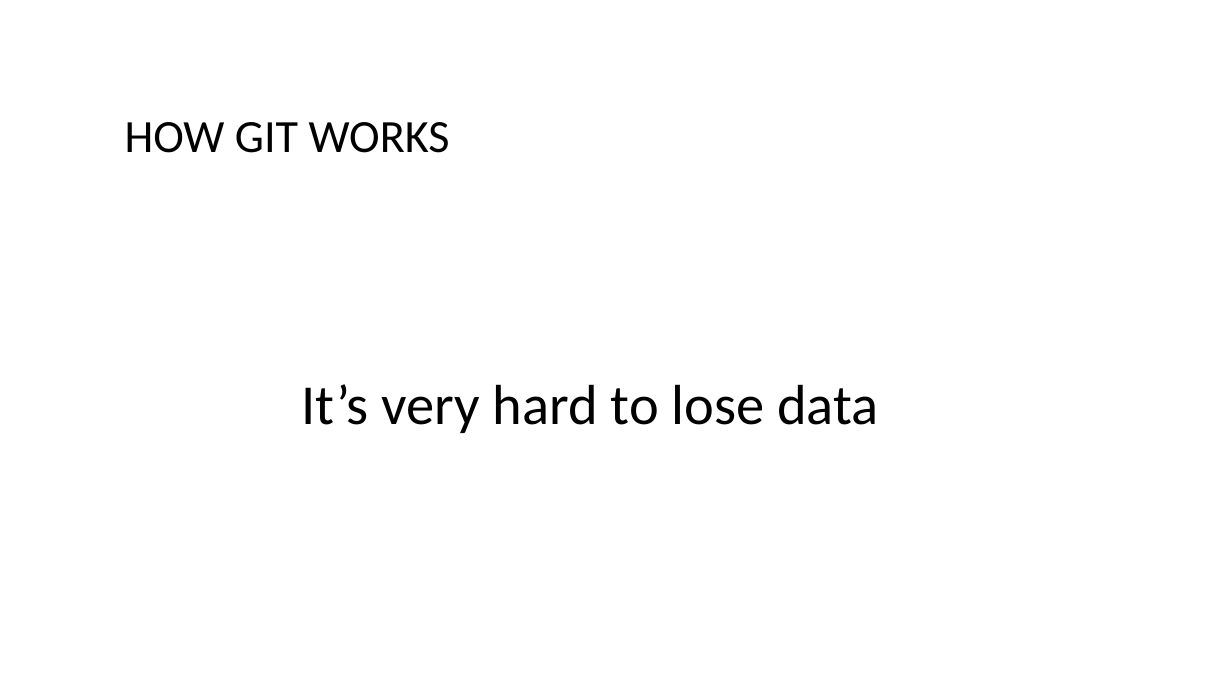
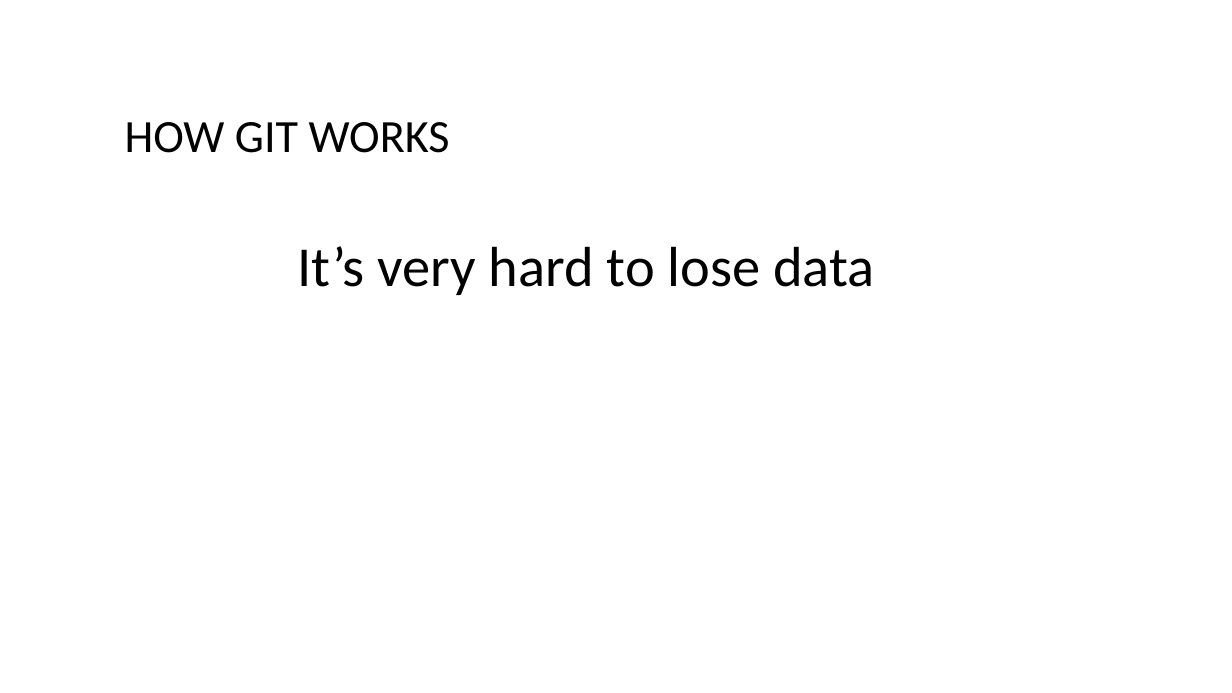
Before and after one commit to bogdanbujdea/git102, a slide deck: slide 20 of Course 1.pptx (slide 19 before the commit). Drawn at 1232x693 pixels with LibreOffice and Linux fonts; fonts in the diff are those of the drawing. Boxes give left, top, right and bottom in pixels: in the first picture for what was removed or moved away, otherwise in the second. Text is boxed around its words. In the diff, an @@ line names an element or a change of style, - is before the commit and + after.

```diff
--- a/Course 1.pptx
+++ b/Course 1.pptx
@@ text "It’s very hard to lose ..." moved from (x1=301, y1=384, x2=878, y2=433) to (x1=297, y1=246, x2=874, y2=295) @@
```
Also in this commit, not shown: 3 other slides changed, 1 slide added.
